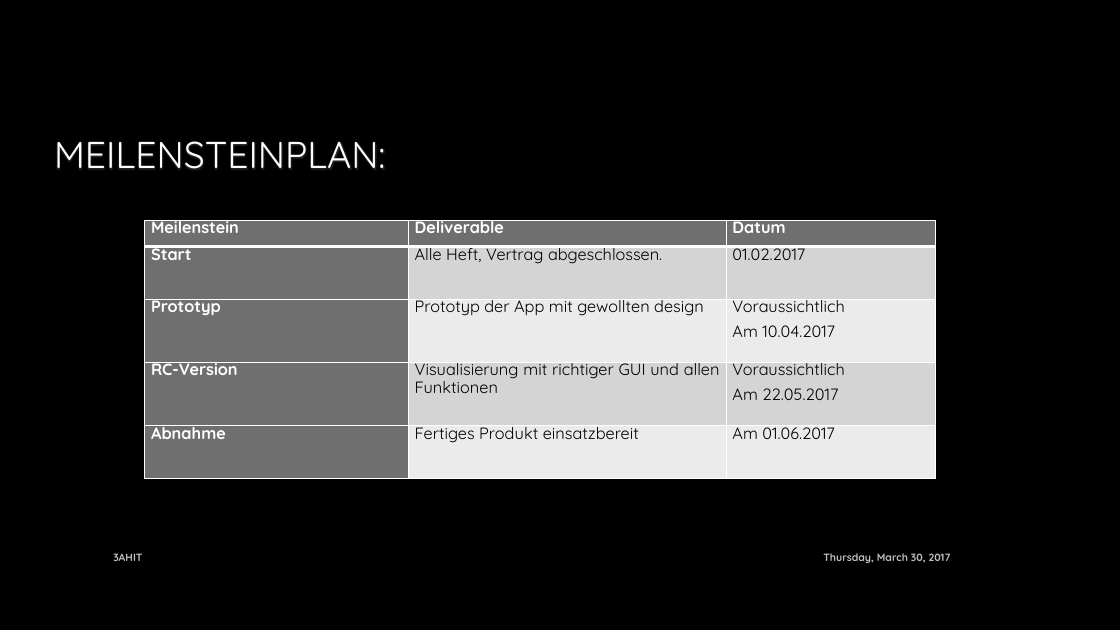
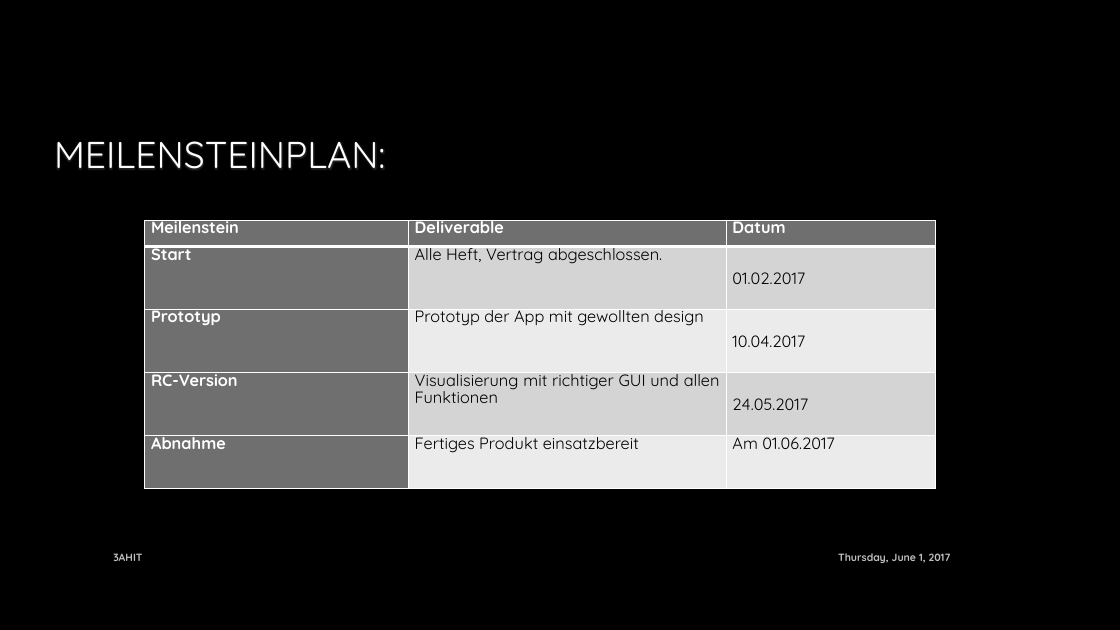
Before and after one commit to janpilu/Doener-Spotted, a slide deck: slide 9 of Döner_Spotted_Zwischenstand.pptx. Drawn at 1120x630 pixels with LibreOffice and Linux fonts; fonts in the diff are those of the drawing; background and template pictures are left out. Boxes give left, top, right and bottom in pixels: in the first picture for what was removed or moved away, otherwise in the second. Text is boxed around its words. In the diff, an @@ line names an element or a change of style, - is before the commit and + after.

```diff
--- a/Döner_Spotted_Zwischenstand.pptx
+++ b/Döner_Spotted_Zwischenstand.pptx
@@ table at box(145, 220, 936, 488) @@
-row 3, column 3: Voraussichtlich / Am 10.04.2017
+row 3, column 3: 10.04.2017
-row 4, column 3: Voraussichtlich / Am 22.05.2017
+row 4, column 3: 24.05.2017
@@ text at box(838, 553, 951, 563): text changed @@
-Thursday, March 30, 2017
+Thursday, June 1, 2017
```
Also in this commit, not shown: 9 other slides changed.
